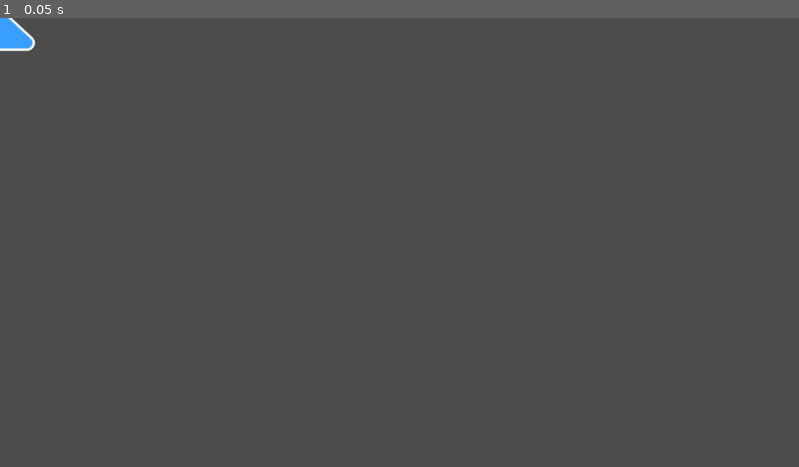
Above: before the commit, frame 1.
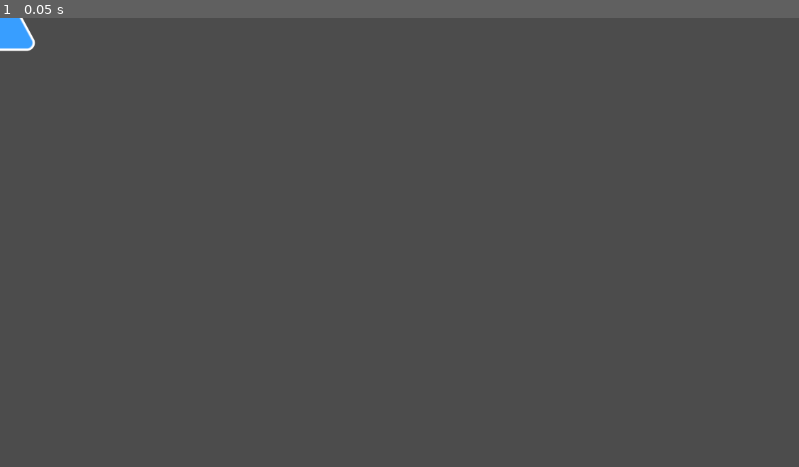
Above: after the commit, the same moment.

Repository: EEEEEEEEthan/BotDefence
Game: Godot game, scene res://Geometry/RoundedTriangle.tscn
The game is run twice, just before and just after one commit, with the same random seed, the same clock (stepped at 60 frames per second) and the same inputs. This scene is started directly instead of the project's main scene.
Inputs:
- Up to frame 1 (0.05 s): no input

The runs differ from the first frame. In frame 1, less than 0.1% of the frame differs, in the area x 1-5%, y 0-5%.

Commit message:
移除圆角三角形参数钳制
去除 RoundedTriangle 导出属性范围与脚本内 clamp 约束，允许直接输入原始数值并传递到 Shader。
同时提交当前场景实例参数调整，保持编辑器预览状态一致。

Made-with: Cursor
Signed-off-by: Cursor Assistant <cursor-assistant@local>

Diff:
--- a/Geometry/RoundedTriangle.tscn
+++ b/Geometry/RoundedTriangle.tscn
@@ -95,7 +95,7 @@
 		if is_node_ready():
 			_apply_rect_size()
 
-@export_range(1.0, 4096.0, 0.1) var base_length: float = 120.0:
+@export var base_length: float = 120.0:
 	get:
 		return _base_length
 	set(value):
@@ -103,7 +103,7 @@
 		if is_node_ready():
 			_apply_base_length()
 
-@export_range(-4096.0, 4096.0, 0.1) var apex_offset_x: float = 0.0:
+@export var apex_offset_x: float = 0.0:
 	get:
 		return _apex_offset_x
 	set(value):
@@ -111,7 +111,7 @@
 		if is_node_ready():
 			_apply_apex_offset_x()
 
-@export_range(0.0, 1024.0, 0.1) var corner_radius: float = 8.0:
+@export var corner_radius: float = 8.0:
 	get:
 		return _corner_radius
 	set(value):
@@ -135,7 +135,7 @@
 		if is_node_ready():
 			_apply_outline_color()
 
-@export_range(0.0, 1024.0, 0.1) var outline_width: float = 4.0:
+@export var outline_width: float = 4.0:
 	get:
 		return _outline_width
 	set(value):
@@ -143,7 +143,7 @@
 		if is_node_ready():
 			_apply_outline_width()
 
-@export_range(0.0, 64.0, 0.1) var outline_soft: float = 1.0:
+@export var outline_soft: float = 1.0:
 	get:
 		return _outline_soft
 	set(value):
@@ -186,24 +186,12 @@
 	_apply_corner_radius()
 
 func _apply_base_length() -> void:
-	var max_base_length: float = maxf(_rect_size.x - _corner_radius * 2.0, 1.0)
-	var clamped_base_length: float = clampf(_base_length, 1.0, max_base_length)
-	if !is_equal_approx(_base_length, clamped_base_length):
-		_base_length = clamped_base_length
 	set_instance_shader_parameter(&\"base_length\", _base_length)
 
 func _apply_apex_offset_x() -> void:
-	var half_base_length: float = _base_length * 0.5
-	var clamped_apex_offset: float = clampf(_apex_offset_x, -half_base_length, half_base_length)
-	if !is_equal_approx(_apex_offset_x, clamped_apex_offset):
-		_apex_offset_x = clamped_apex_offset
 	set_instance_shader_parameter(&\"apex_offset_x\", _apex_offset_x)
 
 func _apply_corner_radius() -> void:
-	var max_corner_radius: float = minf(_base_length, _rect_size.y) * 0.5
-	var clamped_corner_radius: float = clampf(_corner_radius, 0.0, max_corner_radius)
-	if !is_equal_approx(_corner_radius, clamped_corner_radius):
-		_corner_radius = clamped_corner_radius
 	_apply_base_length()
 	_apply_apex_offset_x()
 	set_instance_shader_parameter(&\"corner_radius\", _corner_radius)
@@ -223,17 +211,17 @@
 
 [node name="RoundedTriangle" type="Sprite2D" unique_id=349567150]
 material = SubResource("ShaderMaterial_rounded_triangle")
-instance_shader_parameters/apex_offset_x = -38.8
+instance_shader_parameters/apex_offset_x = 0.0
 instance_shader_parameters/base_length = 77.6
 instance_shader_parameters/corner_radius = 12.1
 instance_shader_parameters/fill_color = Color(0.22, 0.62, 1, 1)
 instance_shader_parameters/outline_color = Color(1, 1, 1, 1)
 instance_shader_parameters/outline_soft = 1.0
 instance_shader_parameters/outline_width = 4.0
-instance_shader_parameters/rect_size = Vector2(160, 96)
-scale = Vector2(160, 96)
+instance_shader_parameters/rect_size = Vector2(102.00001, 96)
+scale = Vector2(102.00001, 96)
 texture = SubResource("Texture2D_1xtex")
 script = SubResource("GDScript_rounded_triangle")
+rect_size = Vector2(102.00001, 96)
 base_length = 77.6
-apex_offset_x = -38.8
 corner_radius = 12.1
